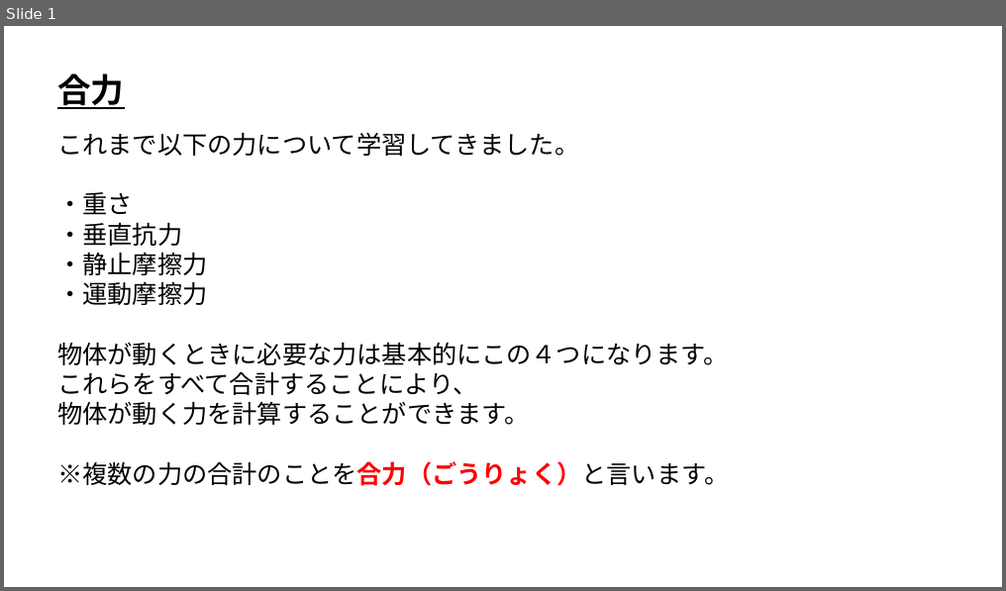
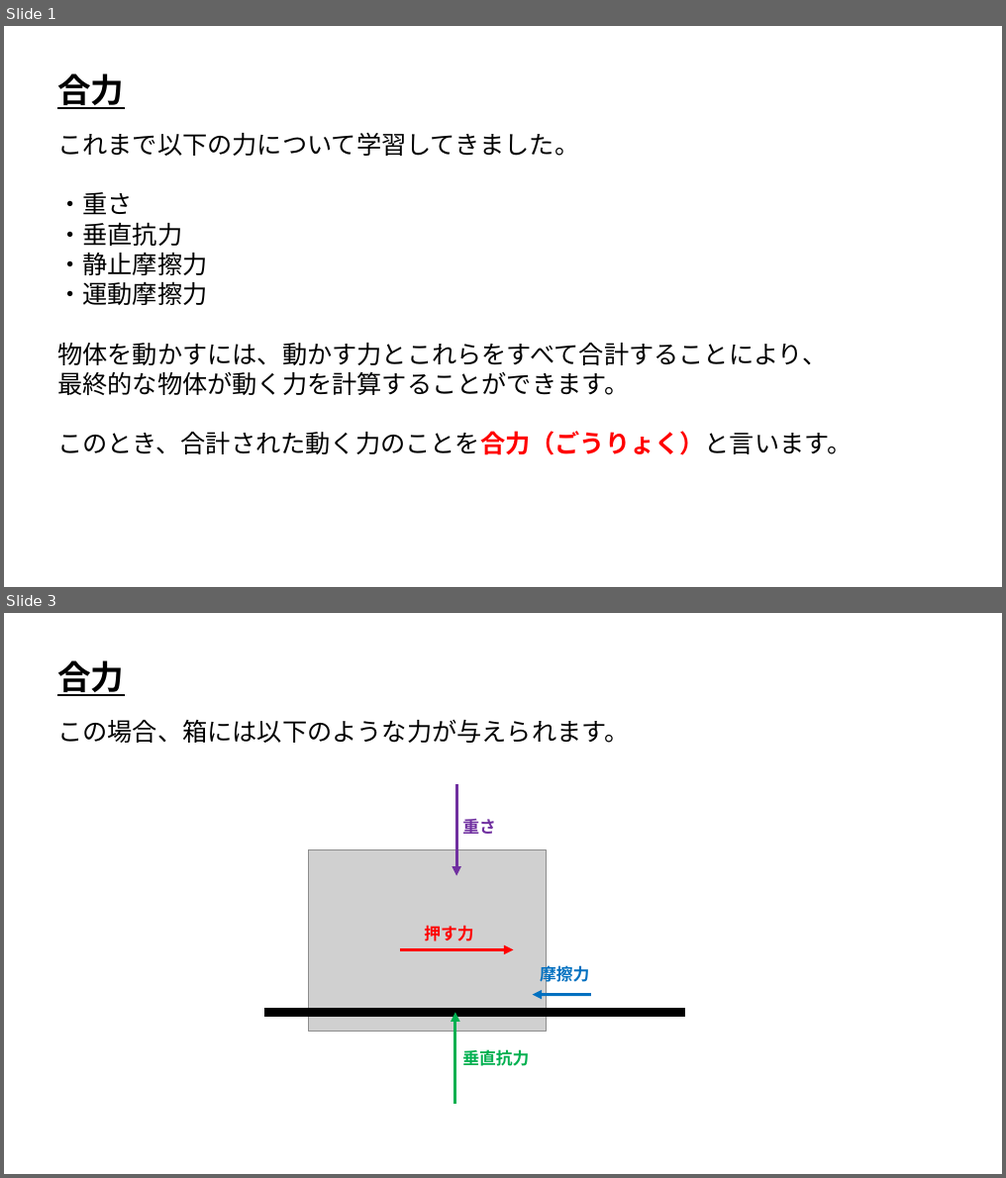
Before and after one commit to ArakiYusuke-Ohara/Textbook, a slide deck: ゲーム科2年/00_前期/ゲーム開発Ⅰ/ゲーム物理学/座学/18_合力.pptx. Shown one above the other, each under a label of ours: slide 1 before the commit, slides 1 and 3 after it; the slides between them are not shown. The pictures are 1006x591 and 1006x1178 pixels, drawn with LibreOffice and Linux fonts; fonts in the diff are those of the drawing; grey boxes stand for pictures. Boxes give left, top, right and bottom in pixels: in the first picture for what was removed or moved away, otherwise in the second. Text is boxed around its words. In the diff, an @@ line names an element or a change of style, - is before the commit and + after.

Commit message:
スライド微修正と合力作成

```diff
--- a/ゲーム科2年/00_前期/ゲーム開発Ⅰ/ゲーム物理学/座学/18_合力.pptx
+++ b/ゲーム科2年/00_前期/ゲーム開発Ⅰ/ゲーム物理学/座学/18_合力.pptx
@@ slide 3 added at [4,613,1002,1174], background #FFFFFF @@
@@ text added at [57,661,124,696], 32 pt, text #000000, bold, underline @@
+合力
@@ text added at [57,720,629,743], 24 pt, text #000000 @@
+この場合、箱には以下のような力が与えられます。
@@ group added at [265,784,684,1104]: 4 arrows, 4 texts, 1 picture, 1 rectangle @@
+押す力
+重さ
+垂直抗力
+摩擦力
@@ slide 1 changed as well @@
@@ text at [57,343,851,456]: text changed @@
-物体が動くときに必要な力は基本的にこの４つになります。
-これらをすべて合計することにより、
-物体が動く力を計算することができます。
-※複数の力の合計のことを合力（ごうりょく）と言います。
+物体を動かすには、動かす力とこれらをすべて合計することにより、
+最終的な物体が動く力を計算することができます。
+このとき、合計された動く力のことを合力（ごうりょく）と言います。
```
Also in this commit, not shown: 1 other slide changed, 9 other slides added, 4 other files.
